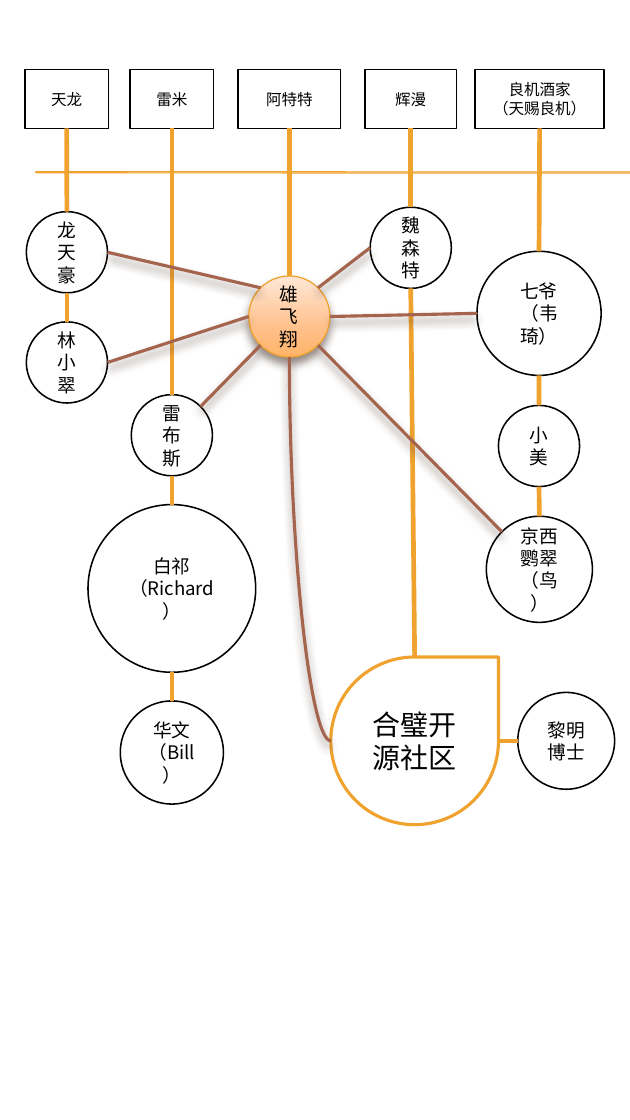
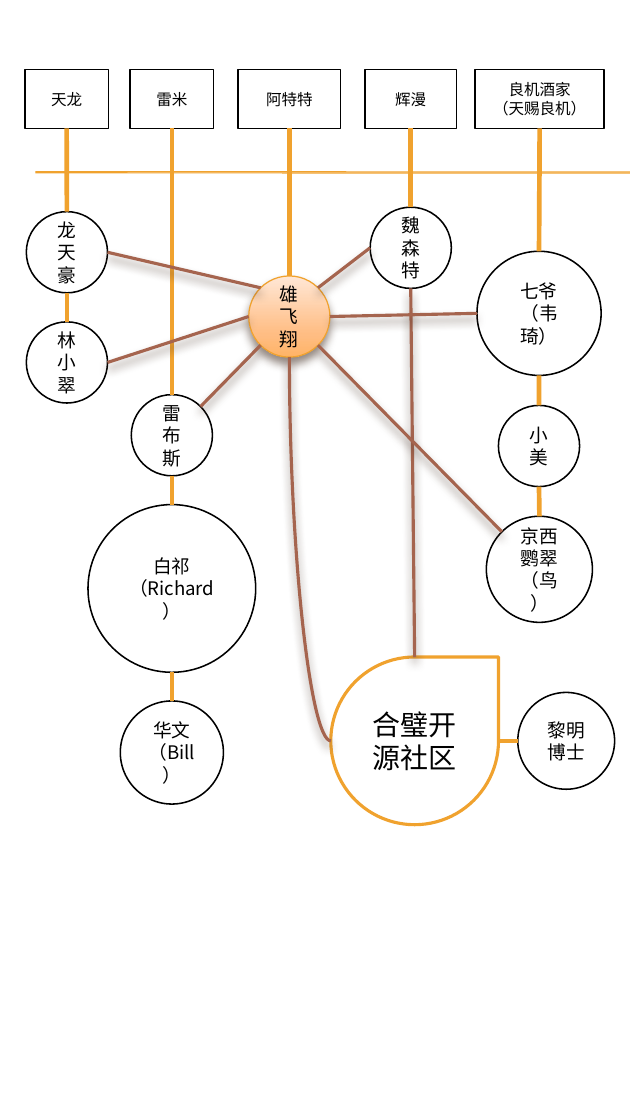
Before and after one commit to VincentWei/Legend-of-Coding, a slide deck: slide 4 of pr-diagram-2.pptx. Drawn at 630x1120 pixels with LibreOffice and Linux fonts; fonts in the diff are those of the drawing; background and template pictures are left out. Boxes give left, top, right and bottom in pixels: in the first picture for what was removed or moved away, otherwise in the second. Text is boxed around its words. In the diff, an @@ line names an element or a change of style, - is before the commit and + after.

```diff
--- a/pr-diagram-2.pptx
+++ b/pr-diagram-2.pptx
@@ line (415, 658) - (411, 289): stroke #F0A22E 3 pt to #A5644E 2 pt @@
```
Also in this commit, not shown: 2 other slides changed.
